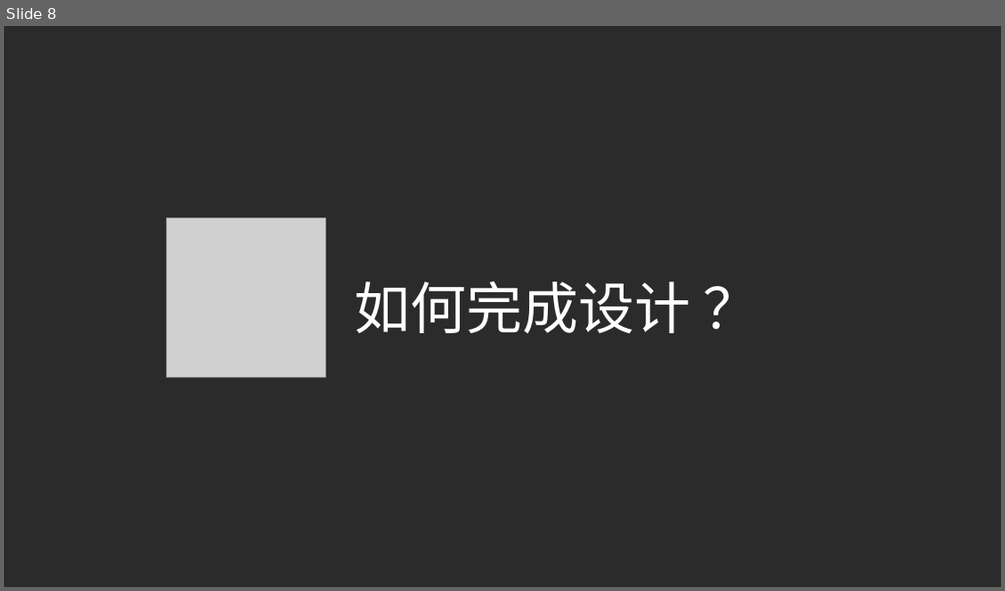
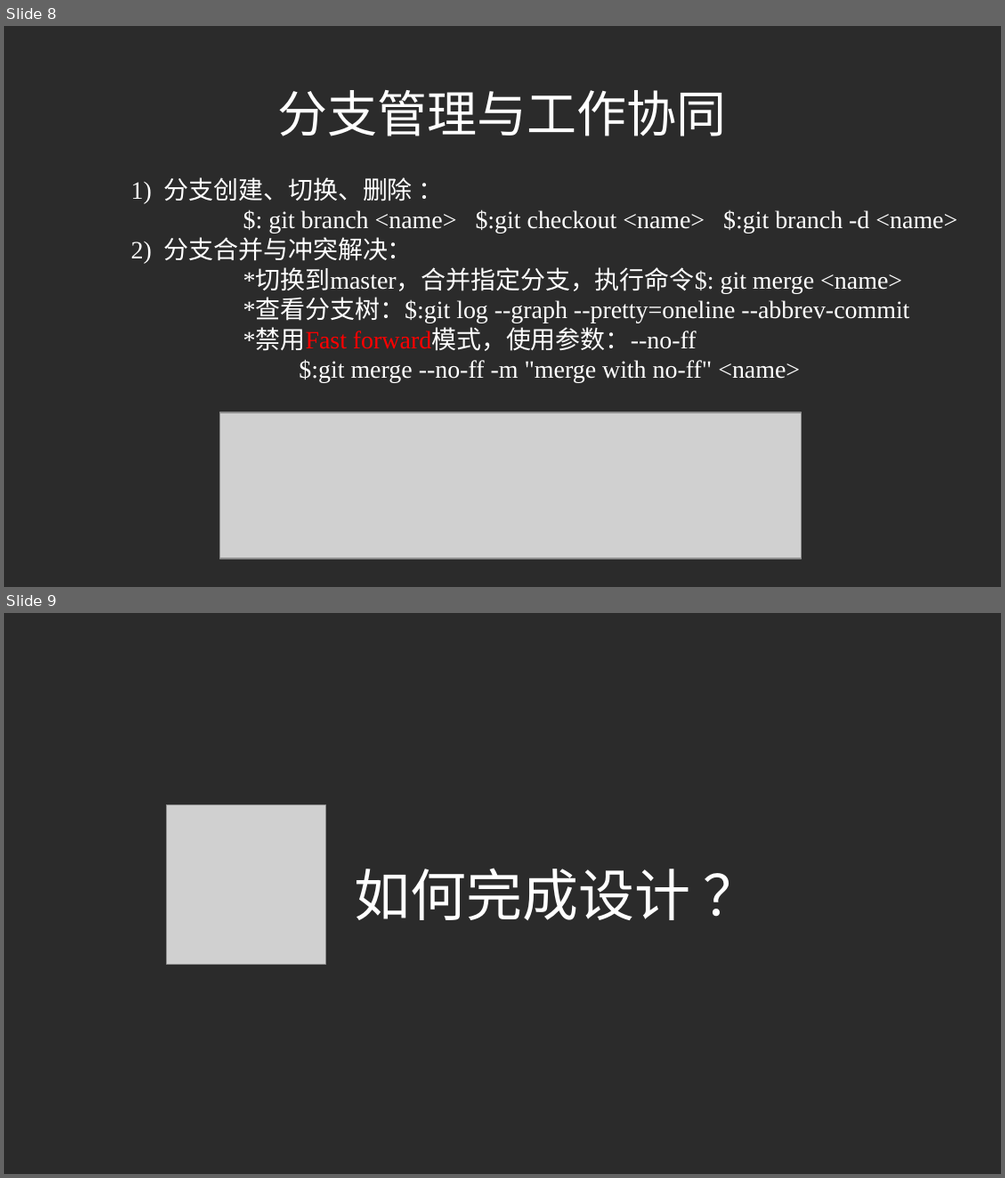
Before and after one commit to liuchangfa/workplace, a slide deck: training/Git/Git.ppt. Shown one above the other, each under a label of ours: slide 8 before the commit, slides 8 and 9 after it. The pictures are 1005x591 and 1005x1178 pixels, drawn with LibreOffice and Linux fonts; fonts in the diff are those of the drawing; grey boxes stand for pictures; background and template pictures are left out; a plain dark background stands for a picture behind light text. Boxes give left, top, right and bottom in pixels: in the first picture for what was removed or moved away, otherwise in the second. Text is boxed around its words. In the diff, an @@ line names an element or a change of style, - is before the commit and + after.

```diff
--- a/training/Git/Git.ppt
+++ b/training/Git/Git.ppt
@@ slide 8 added at [4, 26, 1001, 587], background picture (left out) @@
@@ text added at [278, 90, 727, 136], 32 pt, text #FFFFFF @@
+分支管理与工作协同
@@ text added at [131, 177, 957, 383], 16 pt, text #FFFFFF @@
+1) 分支创建、切换、删除 ：
+$: git branch <name> $:git checkout <name> $:git branch -d <name>
+2) 分支合并与冲突解决：
+*切换到master，合并指定分支，执行命令$: git merge <name>
+*查看分支树：$:git log --graph --pretty=oneline --abbrev-commit
+*禁用Fast forward模式，使用参数：--no-ff
+$:git merge --no-ff -m "merge with no-ff" <name>
@@ picture added at [220, 411, 802, 557] @@
@@ what was slide 8 is now slide 9 @@
```
Also in this commit, not shown: 1 slide changed, 2 other slides added, 2 slides removed, 3 other files.
